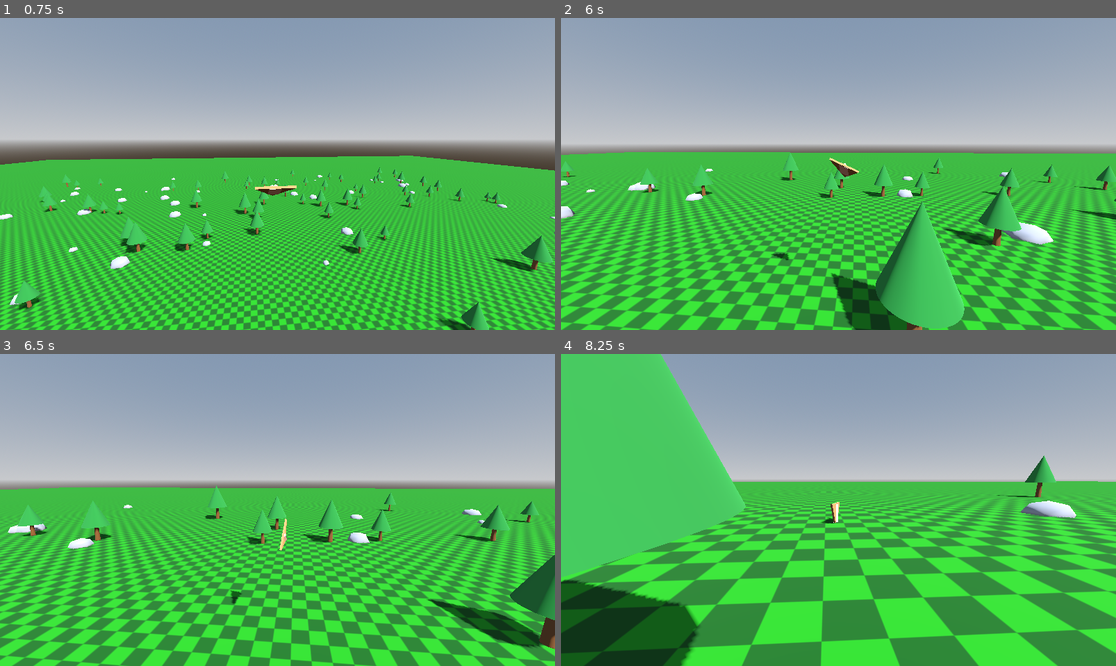
Above: before the commit, frames 1-4 (two rows, left to right).
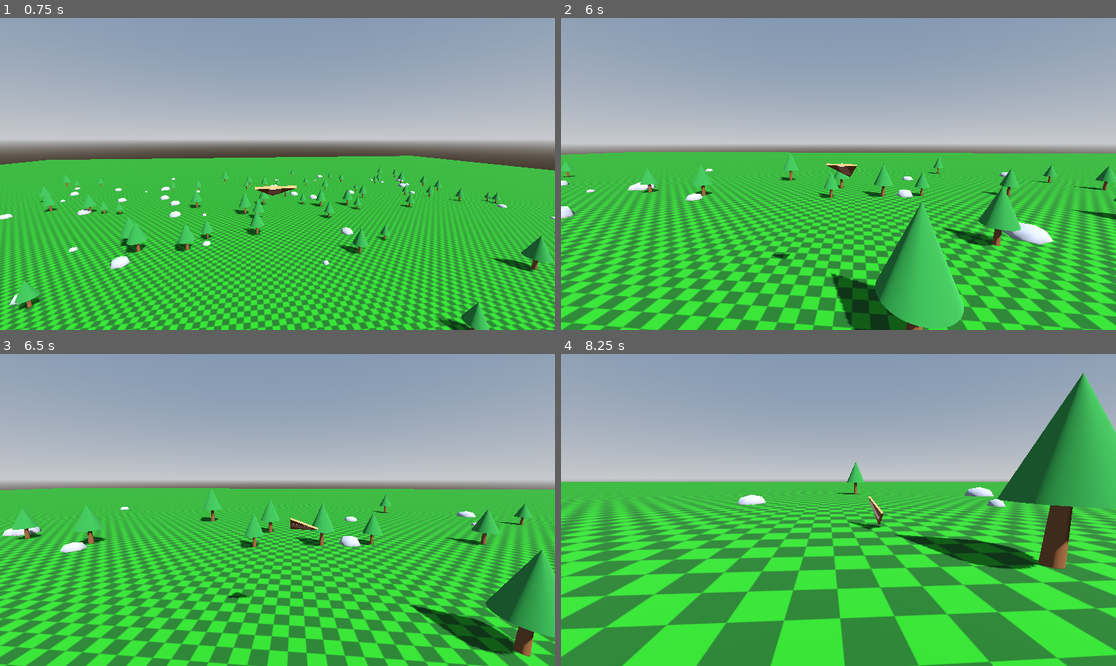
Above: after the commit, the same moments.

Repository: westonkelliher/glider
Game: Godot game, scene res://scenes/main.tscn
The game is run twice, just before and just after one commit, with the same random seed, the same clock (stepped at 60 frames per second) and the same inputs.
Inputs (mouse positions are in pixels of both pictures, inside the frame that each line leads up to):
- Up to frame 1 (0.75 s): move the mouse to (305, 174) at 0.52 s; hold W (move_forward) from 0.53 s (still down); hold Shift (air_roll, bound only after the commit) from 0.53 s (still down)
- Up to frame 2 (6 s): move the mouse to (810, 174) at 1.27 s; release Shift (air_roll, bound only after the commit) at 1.28 s; tap Shift (air_roll, bound only after the commit) every 1.5 s from 1.35 to 5.85 s; move the mouse to (849, 167) at 2.02 s; hold Shift (air_roll, bound only after the commit) 2.03-2.78 s; move the mouse to (832, 180) at 2.77 s; move the mouse to (877, 177) at 3.52 s; hold Shift (air_roll, bound only after the commit) 3.53-4.28 s; move the mouse to (794, 170) at 4.27 s; move the mouse to (844, 174) at 5.02 s; hold Shift (air_roll, bound only after the commit) 5.03-5.78 s; move the mouse to (816, 167) at 5.77 s; release W (move_forward) at 5.78 s; hold D (move_right) from 5.78 s (still down)
- Up to frame 3 (6.5 s): keep holding D (move_right)
- Up to frame 4 (8.25 s): move the mouse to (866, 510) at 6.52 s; release D (move_right) at 6.53 s; hold Shift (air_roll, bound only after the commit) 6.53-7.28 s; hold W (move_forward) from 6.53 s (still down); move the mouse to (810, 510) at 7.27 s; tap Shift (air_roll, bound only after the commit) at 7.35 s; move the mouse to (849, 503) at 8.02 s; hold Shift (air_roll, bound only after the commit) from 8.03 s (still down)

Frame 1 is identical in both runs. In frame 2, 0.3% of the frame differs, in the area x 0-100%, y 42-100%; in frame 3, 31%; in frame 4, 54%, in the area x 0-100%, y 0-100%.

Commit message:
Glider local-axis rotation; air_roll button (Shift/LB) toggles L/R yaw->roll
Co-Authored-By: Claude Opus 4.8 <noreply@anthropic.com>

Diff:
--- a/project.godot
+++ b/project.godot
@@ -69,6 +69,12 @@
 "events": [Object(InputEventJoypadMotion,"resource_local_to_scene":false,"resource_name":"","device":-1,"axis":3,"axis_value":1.0,"script":null)
 ]
 }
+air_roll={
+"deadzone": 0.2,
+"events": [Object(InputEventKey,"resource_local_to_scene":false,"resource_name":"","device":-1,"window_id":0,"alt_pressed":false,"shift_pressed":false,"ctrl_pressed":false,"meta_pressed":false,"pressed":false,"keycode":0,"physical_keycode":4194325,"key_label":0,"unicode":0,"location":0,"echo":false,"script":null)
+, Object(InputEventJoypadButton,"resource_local_to_scene":false,"resource_name":"","device":-1,"button_index":9,"pressure":0.0,"pressed":false,"script":null)
+]
+}
 
 [physics]
 
--- a/scripts/glider_body.gd
+++ b/scripts/glider_body.gd
@@ -25,13 +25,17 @@
 	else:
 		speed = sqrt(d_h*G*2) # solved for speed in terms of d_h
 
-	# Left/right rotate (yaw) the character; forward/back drive along facing.
-	var roll := Input.get_axis("move_right", "move_left")
-	rotation.z += roll * TURN_SPEED * delta
+	# L/R yaws by default, but rolls while air_roll is held (RL-style).
+	# Pitch is always about the craft's own right axis. All local-axis based,
+	# so control is relative to the glider's orientation, not the world axes.
+	var lr := Input.get_axis("move_right", "move_left")
+	if Input.is_action_pressed("air_roll"):
+		rotate_object_local(Vector3.BACK, lr * TURN_SPEED * delta)
+	else:
+		rotate_object_local(Vector3.UP, lr * TURN_SPEED * delta)
 
 	var pitch := Input.get_axis("move_forward", "move_back")
-	rotation.x += pitch * TURN_SPEED * delta
-	#rotation.x = clampf(rotation.x, deg_to_rad(-89.0), deg_to_rad(89.0))
+	rotate_object_local(Vector3.RIGHT, pitch * TURN_SPEED * delta)
 
 	var facing_dir := (transform.basis * Vector3.FORWARD).normalized()
 	var v_dir := velocity.normalized()
